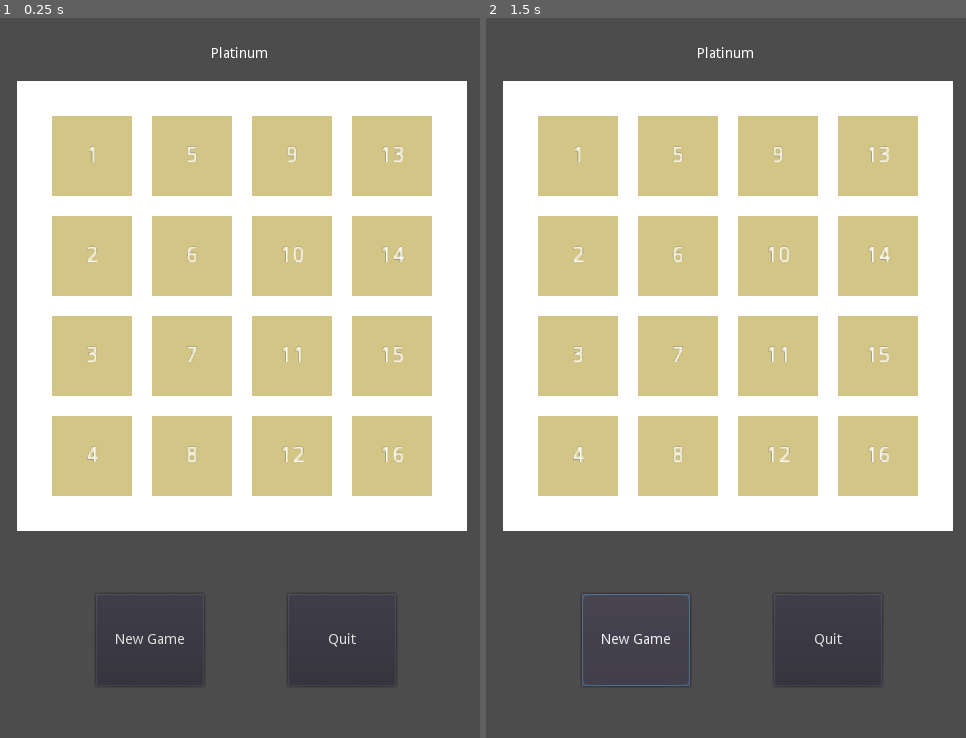
Above: before the commit, frames 1-2 (left to right).
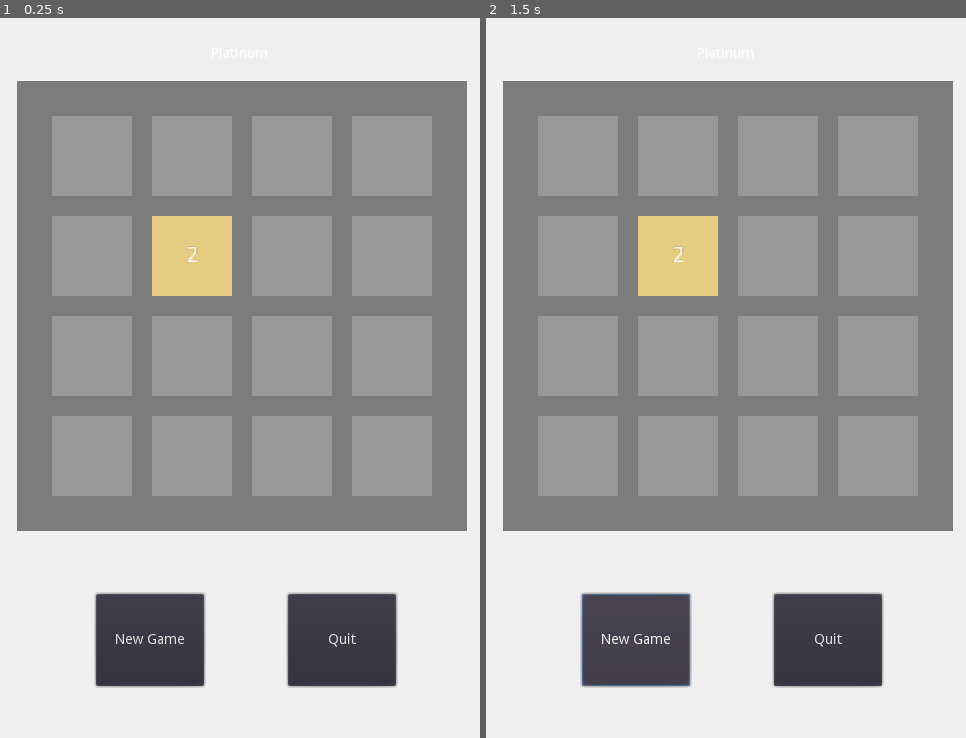
Above: after the commit, the same moments.

Repository: rafallatoszek/Platinum
Game: Godot game, scene res://Scenes/Game/Game.tscn
Two runs of this game, one before a commit and one after it. Both use one fixed random seed, a clock stepped at 60 frames per second and the inputs below.
Inputs:
- Up to frame 1 (0.25 s): no input
- Up to frame 2 (1.5 s): click "New Game" at 0.5 s; click "New Game" at 1.25 s

The runs differ from the first frame. In frame 1, 92% of the frame differs, in the area x 0-100%, y 0-100%; in frame 2, 92%.

Commit message:
add inputs and update game design

Diff:
--- a/Scenes/Board/Block/Block.gd
+++ b/Scenes/Board/Block/Block.gd
@@ -1,6 +1,14 @@
 extends Node2D
 
-export var number: int = 0
+export var value: int
 
-func _draw():
-	$ColorRect/Label.text = str(number)
+func _ready():
+	update_block()
+
+func update_block():
+	if value == 0:
+		$Background.color = Color(0.6, 0.6, 0.6)
+		$ValueLabel.text = ""
+	else:
+		$Background.color = Color(0.9, 0.8, 0.5)
+		$ValueLabel.text = str(value)
--- a/Scenes/Board/Block/Block.tscn
+++ b/Scenes/Board/Block/Block.tscn
@@ -4,14 +4,12 @@
 
 [node name="Block" type="Node2D"]
 script = ExtResource( 1 )
-number = 10
 
-[node name="ColorRect" type="ColorRect" parent="."]
+[node name="Background" type="ColorRect" parent="."]
 margin_right = 50.0
 margin_bottom = 50.0
-color = Color( 0.831373, 0.776471, 0.529412, 1 )
 
-[node name="Label" type="Label" parent="ColorRect"]
+[node name="ValueLabel" type="Label" parent="."]
 margin_right = 50.0
 margin_bottom = 50.0
 align = 1
--- a/Scenes/Board/Board.gd
+++ b/Scenes/Board/Board.gd
@@ -1,10 +1,10 @@
 extends Node
 
 var values = [
-	[1, 2, 3, 4],
-	[5, 6, 7, 8],
-	[9, 10, 11, 12],
-	[13, 14, 15, 16]]
+	[0, 0, 0, 0],
+	[0, 2, 0, 0],
+	[0, 0, 0, 0],
+	[0, 0, 0, 0]]
 
 export var spacing: float = 1.0
 export var block_offset: Vector2 = Vector2(0.0, 0.0)
@@ -21,14 +21,23 @@
 	for i in values.size():
 		var column = values[i]
 		for j in column.size():
-			var val = column[j]
-			if val == null:
-				continue
+			var value = column[j]
 			var b = block.instance()
+			b.value = value
 			self.add_child(b)
-			b.number = val
+			b.update_block()
 			b.global_scale = Vector2(block_scale, block_scale)
 			b.position = Vector2(
 				block_offset.x + i * spacing,
 				block_offset.y + j * spacing)
 			blocks.append(b)
+
+func _process(delta):
+	if Input.is_action_pressed("swipe_up"):
+		print("up")
+	if Input.is_action_pressed("swipe_down"):
+		print("down")
+	if Input.is_action_pressed("swipe_left"):
+		print("left")
+	if Input.is_action_pressed("swipe_right"):
+		print("right")
--- a/Scenes/Board/Board.tscn
+++ b/Scenes/Board/Board.tscn
@@ -10,3 +10,4 @@
 [node name="ColorRect" type="ColorRect" parent="."]
 margin_right = 450.0
 margin_bottom = 450.0
+color = Color( 0.490196, 0.490196, 0.490196, 1 )
--- a/Scenes/Game/Game.tscn
+++ b/Scenes/Game/Game.tscn
@@ -7,6 +7,11 @@
 [node name="Game" type="Node"]
 script = ExtResource( 2 )
 
+[node name="Background" type="ColorRect" parent="."]
+margin_right = 480.0
+margin_bottom = 720.0
+color = Color( 0.941176, 0.941176, 0.941176, 1 )
+
 [node name="Board" parent="." instance=ExtResource( 1 )]
 position = Vector2( 17, 63 )
 block_offset = Vector2( 35, 35 )
--- a/Scenes/HUD/HUD.gd
+++ b/Scenes/HUD/HUD.gd
@@ -1,8 +1,6 @@
 extends CanvasLayer
 
-signal start_game
-
-func _on_StartButton_pressed():
+func _on_NewGameButton_pressed():
 	pass
 
 func _on_QuitButton_pressed():
--- a/Scenes/HUD/HUD.tscn
+++ b/Scenes/HUD/HUD.tscn
@@ -30,5 +30,5 @@
 align = 1
 valign = 1
 
-[connection signal="pressed" from="NewGameButton" to="." method="_on_StartButton_pressed"]
+[connection signal="pressed" from="NewGameButton" to="." method="_on_NewGameButton_pressed"]
 [connection signal="pressed" from="QuitButton" to="." method="_on_QuitButton_pressed"]
--- a/project.godot
+++ b/project.godot
@@ -25,6 +25,33 @@
 
 common/drop_mouse_on_gui_input_disabled=true
 
+[input]
+
+swipe_up={
+"deadzone": 0.5,
+"events": [ Object(InputEventKey,"resource_local_to_scene":false,"resource_name":"","device":0,"alt":false,"shift":false,"control":false,"meta":false,"command":false,"pressed":false,"scancode":16777232,"physical_scancode":0,"unicode":0,"echo":false,"script":null)
+, Object(InputEventKey,"resource_local_to_scene":false,"resource_name":"","device":0,"alt":false,"shift":false,"control":false,"meta":false,"command":false,"pressed":false,"scancode":87,"physical_scancode":0,"unicode":0,"echo":false,"script":null)
+ ]
+}
+swipe_down={
+"deadzone": 0.5,
+"events": [ Object(InputEventKey,"resource_local_to_scene":false,"resource_name":"","device":0,"alt":false,"shift":false,"control":false,"meta":false,"command":false,"pressed":false,"scancode":16777234,"physical_scancode":0,"unicode":0,"echo":false,"script":null)
+, Object(InputEventKey,"resource_local_to_scene":false,"resource_name":"","device":0,"alt":false,"shift":false,"control":false,"meta":false,"command":false,"pressed":false,"scancode":83,"physical_scancode":0,"unicode":0,"echo":false,"script":null)
+ ]
+}
+swipe_left={
+"deadzone": 0.5,
+"events": [ Object(InputEventKey,"resource_local_to_scene":false,"resource_name":"","device":0,"alt":false,"shift":false,"control":false,"meta":false,"command":false,"pressed":false,"scancode":16777231,"physical_scancode":0,"unicode":0,"echo":false,"script":null)
+, Object(InputEventKey,"resource_local_to_scene":false,"resource_name":"","device":0,"alt":false,"shift":false,"control":false,"meta":false,"command":false,"pressed":false,"scancode":65,"physical_scancode":0,"unicode":0,"echo":false,"script":null)
+ ]
+}
+swipe_right={
+"deadzone": 0.5,
+"events": [ Object(InputEventKey,"resource_local_to_scene":false,"resource_name":"","device":0,"alt":false,"shift":false,"control":false,"meta":false,"command":false,"pressed":false,"scancode":16777233,"physical_scancode":0,"unicode":0,"echo":false,"script":null)
+, Object(InputEventKey,"resource_local_to_scene":false,"resource_name":"","device":0,"alt":false,"shift":false,"control":false,"meta":false,"command":false,"pressed":false,"scancode":68,"physical_scancode":0,"unicode":0,"echo":false,"script":null)
+ ]
+}
+
 [mono]
 
 project/assembly_name="Platinum"
